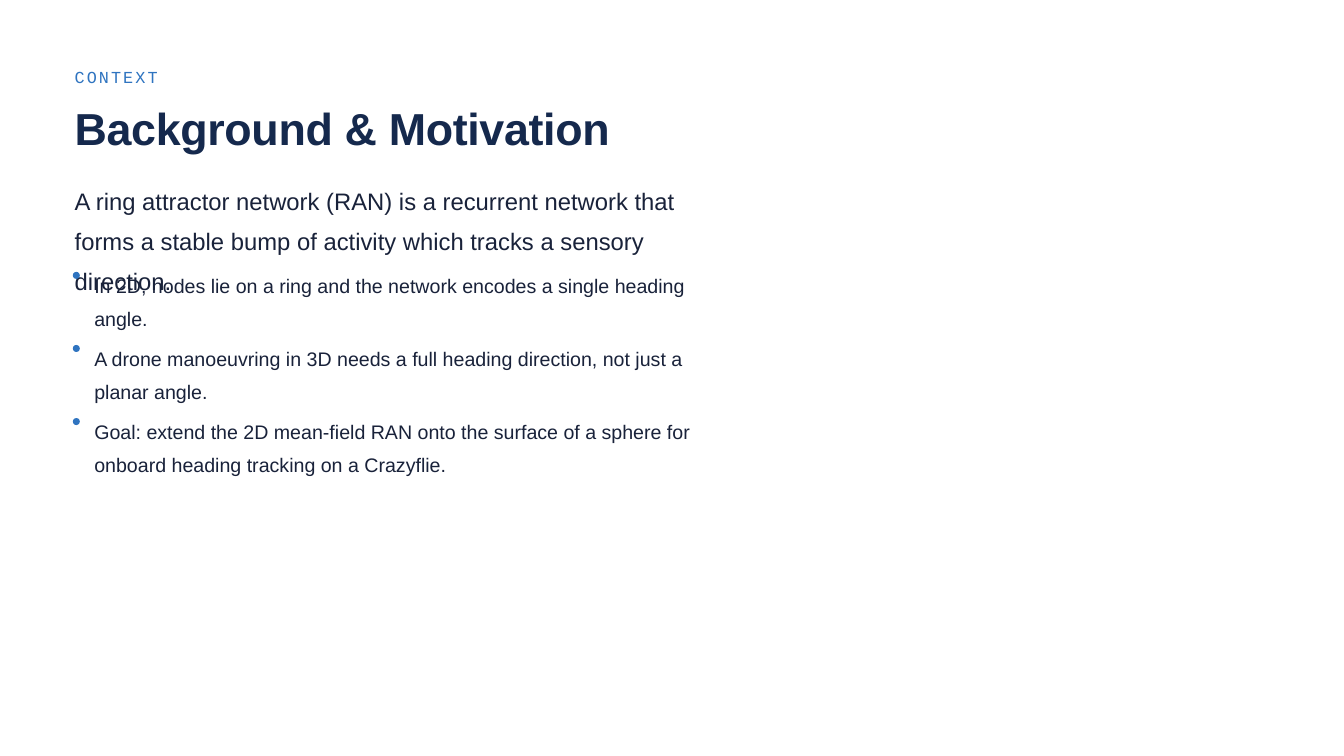
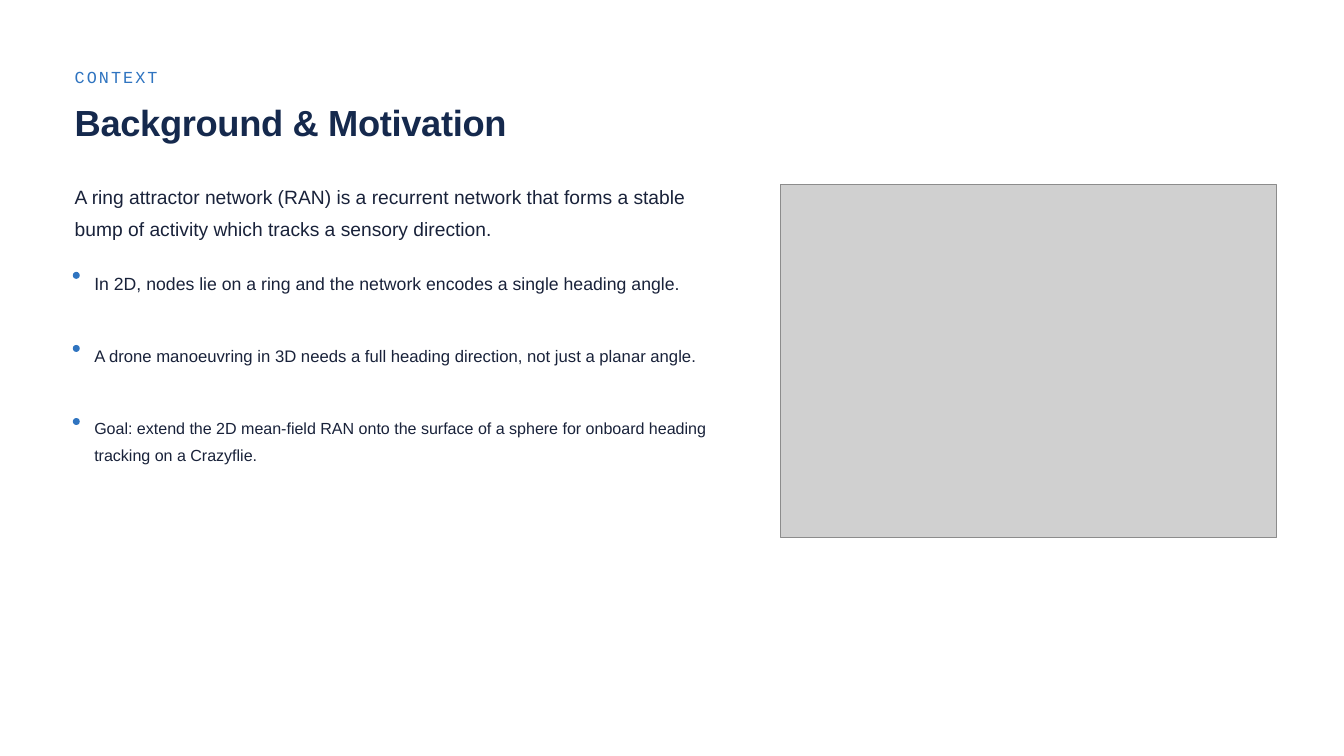
Before and after one commit to noah-ginzburg/RANController, a slide deck: slide 3 of RAN/RAN_Progress/Research_internship_presentation.pptx (slide 4 before the commit). Drawn at 1344x756 pixels with LibreOffice and Linux fonts; fonts in the diff are those of the drawing; grey boxes stand for pictures. Boxes give left, top, right and bottom in pixels: in the first picture for what was removed or moved away, otherwise in the second. Text is boxed around its words. In the diff, an @@ line names an element or a change of style, - is before the commit and + after.

Commit message:
progress, drone isn't flying straight again

```diff
--- a/RAN/RAN_Progress/Research_internship_presentation.pptx
+++ b/RAN/RAN_Progress/Research_internship_presentation.pptx
@@ text "Background & Motivation" at (75, 109, 506, 143): size 48 to 38.9 pt @@
@@ text "A ring attractor network (RAN) ..." at (75, 190, 685, 240): size 25.5 to 20.7 pt @@
@@ picture added at (781, 185, 1277, 538) @@
@@ text "In 2D, nodes lie on ..." at (94, 277, 679, 294): size 21 to 18.9 pt @@
@@ text "A drone manoeuvring in 3D ..." at (94, 350, 695, 366): size 21 to 17.9 pt @@
@@ text "Goal: extend the 2D mean-field ..." at (94, 422, 706, 465): size 21 to 17.2 pt @@
```
Also in this commit, not shown: 11 other slides changed, 3 slides added, 4 slides removed, 5 other files.
